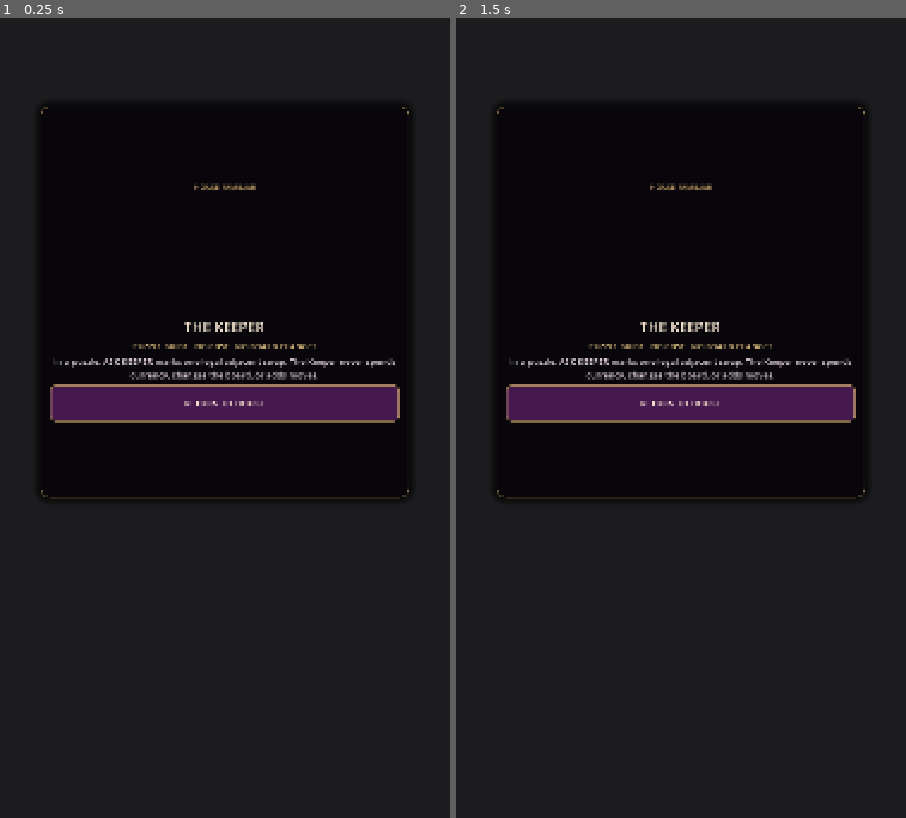
Above: before the commit, frames 1-2 (left to right).
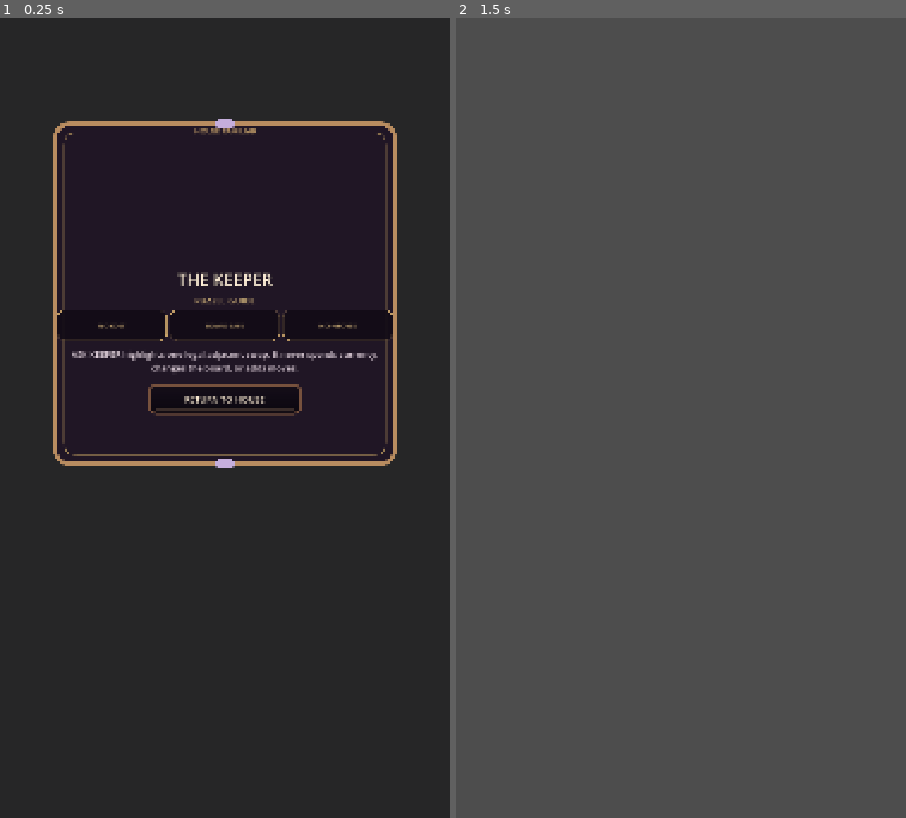
Above: after the commit, the same moments.

Repository: Jay-prodesign/akilta-match3
Game: Godot game, scene res://src/ui/home/keeper_role_panel.tscn
Two runs of this game, one before a commit and one after it. Both use one fixed random seed, a clock stepped at 60 frames per second and the inputs below. This scene is started directly instead of the project's main scene.
Inputs (mouse positions are in pixels of both pictures, inside the frame that each line leads up to):
- Up to frame 1 (0.25 s): no input
- Up to frame 2 (1.5 s): click "RETURN TO HOUSE" at 0.5 s; move the mouse to (780, 378) at 1.27 s; click (780, 378) at 1.42 s

The runs differ from the first frame. In frame 1, 38% of the frame differs, in the area x 8-92%, y 10-61%; in frame 2, 100%, in the area x 0-100%, y 0-100%.

Commit message:
Recompose House Keeper familiar to North Star overlay parity (#135)
Verified Keeper familiar overlay with current-head headless SUCCESS and target-resolution visual inspection on the product-equivalent render head. Preserves non-economic, non-mutating guidance truth and adds choreographed familiar-card presentation.

Diff:
--- a/src/ui/home/house_home.gd
+++ b/src/ui/home/house_home.gd
@@ -290,7 +290,7 @@
 	var overlay := KeeperRoleScene.instantiate()
 	add_child(overlay)
 	_keeper_overlay = overlay
-	if not bool(overlay.configure(texture)):
+	if not bool(overlay.configure(texture, _reduced_motion)):
 		overlay.queue_free()
 		_keeper_overlay = null
 		return
--- a/src/ui/home/keeper_role_panel.gd
+++ b/src/ui/home/keeper_role_panel.gd
@@ -2,17 +2,82 @@
 
 signal close_requested
 
+const ProductionChrome = preload("res://src/ui/theme/production_chrome.gd")
+
+@onready var veil: ColorRect = $Veil
+@onready var card: PanelContainer = $Card
 @onready var art: TextureRect = $Card/Content/KeeperArt
 @onready var close: Button = $Card/Content/Close
+@onready var no_cost: Label = $Card/Content/TruthRow/NoCost/Label
+@onready var board_safe: Label = $Card/Content/TruthRow/BoardSafe/Label
+@onready var moves_safe: Label = $Card/Content/TruthRow/MovesSafe/Label
+
+var _reduced_motion := false
+var _transition_tween: Tween
+var _closing := false
 
 func _ready() -> void:
-	close.pressed.connect(func(): close_requested.emit())
+	ProductionChrome.apply_primary(card)
+	card.set_meta("production_chrome_kind", "keeper_familiar_card")
+	ProductionChrome.apply_action_button(close, "utility", "keeper_return")
+	close.pivot_offset = close.size * 0.5
+	close.button_down.connect(func(): _animate_close_scale(Vector2(0.97, 0.97), 0.05))
+	close.button_up.connect(func(): _animate_close_scale(Vector2.ONE, 0.09))
+	close.pressed.connect(_dismiss)
 
-func configure(texture: Texture2D) -> bool:
+func configure(texture: Texture2D, reduced_motion := false) -> bool:
 	if texture == null:
 		return false
 	art.texture = texture
+	_reduced_motion = bool(reduced_motion)
+	_present()
 	return true
+
+func _present() -> void:
+	if card == null or veil == null:
+		return
+	card.pivot_offset = card.size * 0.5
+	if _reduced_motion:
+		veil.modulate = Color.WHITE
+		card.modulate = Color.WHITE
+		card.scale = Vector2.ONE
+		return
+	veil.modulate = Color(1, 1, 1, 0)
+	card.modulate = Color(1, 1, 1, 0)
+	card.scale = Vector2(0.93, 0.93)
+	if _transition_tween != null and _transition_tween.is_valid():
+		_transition_tween.kill()
+	_transition_tween = create_tween()
+	_transition_tween.set_parallel(true)
+	_transition_tween.tween_property(veil, "modulate", Color.WHITE, 0.18).set_trans(Tween.TRANS_QUAD).set_ease(Tween.EASE_OUT)
+	_transition_tween.tween_property(card, "modulate", Color.WHITE, 0.16).set_trans(Tween.TRANS_QUAD).set_ease(Tween.EASE_OUT)
+	_transition_tween.tween_property(card, "scale", Vector2.ONE, 0.24).set_trans(Tween.TRANS_BACK).set_ease(Tween.EASE_OUT)
+
+func _dismiss() -> void:
+	if _closing:
+		return
+	_closing = true
+	if _reduced_motion:
+		close_requested.emit()
+		return
+	if _transition_tween != null and _transition_tween.is_valid():
+		_transition_tween.kill()
+	_transition_tween = create_tween()
+	_transition_tween.set_parallel(true)
+	_transition_tween.tween_property(veil, "modulate", Color(1, 1, 1, 0), 0.15).set_trans(Tween.TRANS_QUAD).set_ease(Tween.EASE_IN)
+	_transition_tween.tween_property(card, "modulate", Color(1, 1, 1, 0), 0.13).set_trans(Tween.TRANS_QUAD).set_ease(Tween.EASE_IN)
+	_transition_tween.tween_property(card, "scale", Vector2(0.97, 0.97), 0.15).set_trans(Tween.TRANS_QUAD).set_ease(Tween.EASE_IN)
+	_transition_tween.finished.connect(func(): close_requested.emit())
+
+func _animate_close_scale(target: Vector2, duration: float) -> void:
+	if close == null or _closing:
+		return
+	if _reduced_motion:
+		close.scale = target
+		return
+	var tween := create_tween()
+	tween.set_trans(Tween.TRANS_QUAD).set_ease(Tween.EASE_OUT)
+	tween.tween_property(close, "scale", target, duration)
 
 func keeper_contract() -> Dictionary:
 	return {
@@ -22,4 +87,9 @@
 		"spends_resources": false,
 		"changes_board": false,
 		"adds_moves": false,
+		"truth_chips": no_cost != null and no_cost.text == "NO COST" and board_safe != null and board_safe.text == "BOARD SAFE" and moves_safe != null and moves_safe.text == "NO +MOVES",
+		"production_card_chrome": card != null and card.get_theme_stylebox("panel") is StyleBoxTexture and String(card.get_meta("production_chrome_kind", "")) == "keeper_familiar_card",
+		"production_return_chrome": close != null and close.get_theme_stylebox("normal") is StyleBoxTexture,
+		"modal_choreography": true,
+		"reduced_motion_supported": true,
 	}
--- a/src/ui/home/keeper_role_panel.tscn
+++ b/src/ui/home/keeper_role_panel.tscn
@@ -32,6 +32,22 @@
 corner_radius_bottom_right = 12
 corner_radius_bottom_left = 12
 
+[sub_resource type="StyleBoxFlat" id="TruthChip"]
+bg_color = Color(0.07, 0.045, 0.085, 0.92)
+border_width_left = 1
+border_width_top = 1
+border_width_right = 1
+border_width_bottom = 1
+border_color = Color(0.831, 0.678, 0.439, 0.68)
+corner_radius_top_left = 16
+corner_radius_top_right = 16
+corner_radius_bottom_right = 16
+corner_radius_bottom_left = 16
+content_margin_left = 8.0
+content_margin_top = 6.0
+content_margin_right = 8.0
+content_margin_bottom = 6.0
+
 [node name="KeeperRoleOverlay" type="Control"]
 layout_mode = 3
 anchors_preset = 15
@@ -51,22 +67,22 @@
 grow_horizontal = 2
 grow_vertical = 2
 mouse_filter = 0
-color = Color(0.012, 0.008, 0.018, 0.66)
+color = Color(0.012, 0.008, 0.018, 0.52)
 
 [node name="Card" type="PanelContainer" parent="."]
 layout_mode = 1
-anchor_left = 0.09
-anchor_top = 0.11
-anchor_right = 0.91
-anchor_bottom = 0.60
+anchor_left = 0.10
+anchor_top = 0.12
+anchor_right = 0.90
+anchor_bottom = 0.57
 grow_horizontal = 2
 grow_vertical = 2
 theme_override_styles/panel = SubResource("Card")
 
 [node name="Content" type="VBoxContainer" parent="Card"]
 layout_mode = 2
-theme_override_constants/separation = 9
-alignment = 1
+theme_override_constants/separation = 8
+alignment = 0
 
 [node name="Kicker" type="Label" parent="Card/Content"]
 layout_mode = 2
@@ -76,7 +92,7 @@
 horizontal_alignment = 1
 
 [node name="KeeperArt" type="TextureRect" parent="Card/Content"]
-custom_minimum_size = Vector2(0, 280)
+custom_minimum_size = Vector2(0, 300)
 layout_mode = 2
 expand_mode = 1
 stretch_mode = 5
@@ -84,29 +100,79 @@
 [node name="Name" type="Label" parent="Card/Content"]
 layout_mode = 2
 theme_override_colors/font_color = Color(1, 0.941, 0.847, 1)
-theme_override_font_sizes/font_size = 34
+theme_override_colors/font_outline_color = Color(0.02, 0.014, 0.028, 0.96)
+theme_override_constants/outline_size = 4
+theme_override_font_sizes/font_size = 40
 text = "THE KEEPER"
 horizontal_alignment = 1
 
 [node name="Role" type="Label" parent="Card/Content"]
 layout_mode = 2
 theme_override_colors/font_color = Color(0.949, 0.816, 0.545, 1)
-theme_override_font_sizes/font_size = 19
-text = "PUZZLE GUIDE · NO COST · NO BOARD CHANGES"
+theme_override_font_sizes/font_size = 21
+text = "PUZZLE GUIDE"
 horizontal_alignment = 1
 autowrap_mode = 2
 
+[node name="TruthRow" type="HBoxContainer" parent="Card/Content"]
+custom_minimum_size = Vector2(0, 74)
+layout_mode = 2
+theme_override_constants/separation = 8
+alignment = 1
+
+[node name="NoCost" type="PanelContainer" parent="Card/Content/TruthRow"]
+layout_mode = 2
+size_flags_horizontal = 3
+theme_override_styles/panel = SubResource("TruthChip")
+
+[node name="Label" type="Label" parent="Card/Content/TruthRow/NoCost"]
+layout_mode = 2
+theme_override_colors/font_color = Color(0.949, 0.816, 0.545, 1)
+theme_override_font_sizes/font_size = 15
+text = "NO COST"
+horizontal_alignment = 1
+vertical_alignment = 1
+
+[node name="BoardSafe" type="PanelContainer" parent="Card/Content/TruthRow"]
+layout_mode = 2
+size_flags_horizontal = 3
+theme_override_styles/panel = SubResource("TruthChip")
+
+[node name="Label" type="Label" parent="Card/Content/TruthRow/BoardSafe"]
+layout_mode = 2
+theme_override_colors/font_color = Color(0.949, 0.816, 0.545, 1)
+theme_override_font_sizes/font_size = 15
+text = "BOARD SAFE"
+horizontal_alignment = 1
+vertical_alignment = 1
+
+[node name="MovesSafe" type="PanelContainer" parent="Card/Content/TruthRow"]
+layout_mode = 2
+size_flags_horizontal = 3
+theme_override_styles/panel = SubResource("TruthChip")
+
+[node name="Label" type="Label" parent="Card/Content/TruthRow/MovesSafe"]
+layout_mode = 2
+theme_override_colors/font_color = Color(0.949, 0.816, 0.545, 1)
+theme_override_font_sizes/font_size = 15
+text = "NO +MOVES"
+horizontal_alignment = 1
+vertical_alignment = 1
+
 [node name="Body" type="Label" parent="Card/Content"]
+custom_minimum_size = Vector2(0, 82)
 layout_mode = 2
 theme_override_colors/font_color = Color(0.9, 0.84, 0.88, 1)
 theme_override_font_sizes/font_size = 21
-text = "In a puzzle, ASK KEEPER marks one legal adjacent swap. The Keeper never spends currency, changes the board, or adds moves."
+text = "ASK KEEPER highlights one legal adjacent swap. It never spends currency, changes the board, or adds moves."
 horizontal_alignment = 1
+vertical_alignment = 1
 autowrap_mode = 2
 
 [node name="Close" type="Button" parent="Card/Content"]
-custom_minimum_size = Vector2(0, 88)
+custom_minimum_size = Vector2(380, 84)
 layout_mode = 2
+size_flags_horizontal = 4
 theme_override_colors/font_color = Color(1, 0.941, 0.847, 1)
 theme_override_font_sizes/font_size = 21
 theme_override_styles/normal = SubResource("Action")
--- a/tests/integration/test_first_player_journey.gd
+++ b/tests/integration/test_first_player_journey.gd
@@ -48,13 +48,17 @@
 		await process_frame
 		var keeper_name: Label = house.get_node_or_null("KeeperRoleOverlay/Card/Content/Name") as Label
 		var keeper_role: Label = house.get_node_or_null("KeeperRoleOverlay/Card/Content/Role") as Label
+		var keeper_no_cost: Label = house.get_node_or_null("KeeperRoleOverlay/Card/Content/TruthRow/NoCost/Label") as Label
+		var keeper_board_safe: Label = house.get_node_or_null("KeeperRoleOverlay/Card/Content/TruthRow/BoardSafe/Label") as Label
+		var keeper_moves_safe: Label = house.get_node_or_null("KeeperRoleOverlay/Card/Content/TruthRow/MovesSafe/Label") as Label
 		_expect(keeper_name != null and keeper_name.text == "THE KEEPER", "House familiar card must name the Keeper")
-		_expect(keeper_role != null and keeper_role.text.contains("NO COST") and keeper_role.text.contains("NO BOARD CHANGES"), "House familiar card must state the truthful utility boundary")
+		_expect(keeper_role != null and keeper_role.text == "PUZZLE GUIDE" and keeper_no_cost != null and keeper_no_cost.text == "NO COST" and keeper_board_safe != null and keeper_board_safe.text == "BOARD SAFE" and keeper_moves_safe != null and keeper_moves_safe.text == "NO +MOVES", "House familiar card must state the truthful utility boundary")
 		var keeper_close: Button = house.get_node_or_null("KeeperRoleOverlay/Card/Content/Close") as Button
 		_expect(keeper_close != null, "House familiar card must expose a return action")
 		if keeper_close != null:
 			keeper_close.emit_signal("pressed")
-			await process_frame
+			for _frame in range(12):
+				await process_frame
 	var settings_button: Button = house.get_node("Layout/ActionDock/Actions/SettingsButton")
 	settings_button.emit_signal("pressed")
 	await process_frame
--- a/tests/visual/capture_three_level_progression.gd
+++ b/tests/visual/capture_three_level_progression.gd
@@ -48,11 +48,14 @@
 	if keeper_hotspot == null or keeper_hotspot.disabled:
 		return _fail(app, "completed House Keeper hotspot missing")
 	keeper_hotspot.emit_signal("pressed")
-	await _frames(2)
+	await _frames(18)
 	var keeper_name: Label = completed_house.get_node_or_null("KeeperRoleOverlay/Card/Content/Name") as Label
 	var keeper_role: Label = completed_house.get_node_or_null("KeeperRoleOverlay/Card/Content/Role") as Label
+	var keeper_no_cost: Label = completed_house.get_node_or_null("KeeperRoleOverlay/Card/Content/TruthRow/NoCost/Label") as Label
+	var keeper_board_safe: Label = completed_house.get_node_or_null("KeeperRoleOverlay/Card/Content/TruthRow/BoardSafe/Label") as Label
+	var keeper_moves_safe: Label = completed_house.get_node_or_null("KeeperRoleOverlay/Card/Content/TruthRow/MovesSafe/Label") as Label
 	var keeper_body: Label = completed_house.get_node_or_null("KeeperRoleOverlay/Card/Content/Body") as Label
-	if keeper_name == null or keeper_name.text != "THE KEEPER" or keeper_role == null or not keeper_role.text.contains("NO COST") or keeper_body == null or not keeper_body.text.contains("ASK KEEPER"):
+	if keeper_name == null or keeper_name.text != "THE KEEPER" or keeper_role == null or keeper_role.text != "PUZZLE GUIDE" or keeper_no_cost == null or keeper_no_cost.text != "NO COST" or keeper_board_safe == null or keeper_board_safe.text != "BOARD SAFE" or keeper_moves_safe == null or keeper_moves_safe.text != "NO +MOVES" or keeper_body == null or not keeper_body.text.contains("ASK KEEPER"):
 		return _fail(app, "House Keeper card must expose truthful familiar role")
 	if not await _save(app, "progression-house-keeper-role.png"):
 		return
@@ -60,7 +63,7 @@
 	if keeper_close == null:
 		return _fail(app, "House Keeper card close missing")
 	keeper_close.emit_signal("pressed")
-	await _frames(2)
+	await _frames(14)
 
 	var thorn_hotspot: Button = completed_house.get_node_or_null("RoomView/CurioHotspots/ThornHotspot") as Button
 	if thorn_hotspot == null or thorn_hotspot.disabled:
Not shown: 1 places in src/ui/home/keeper_role_panel.tscn that only renumber resources
